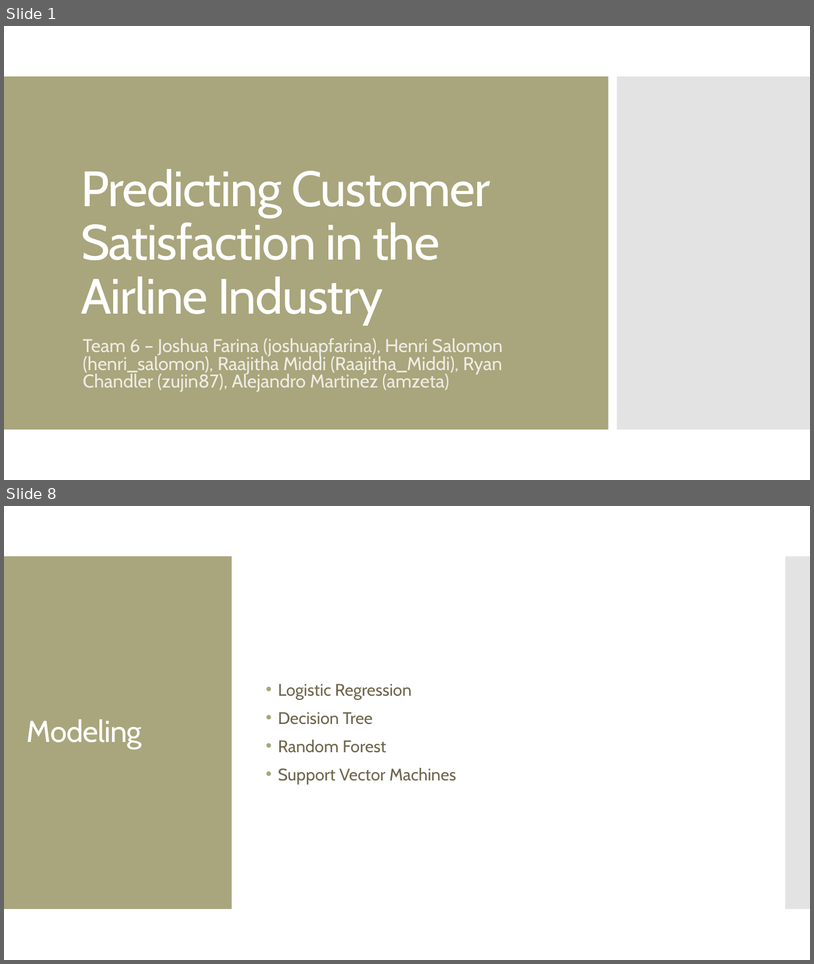
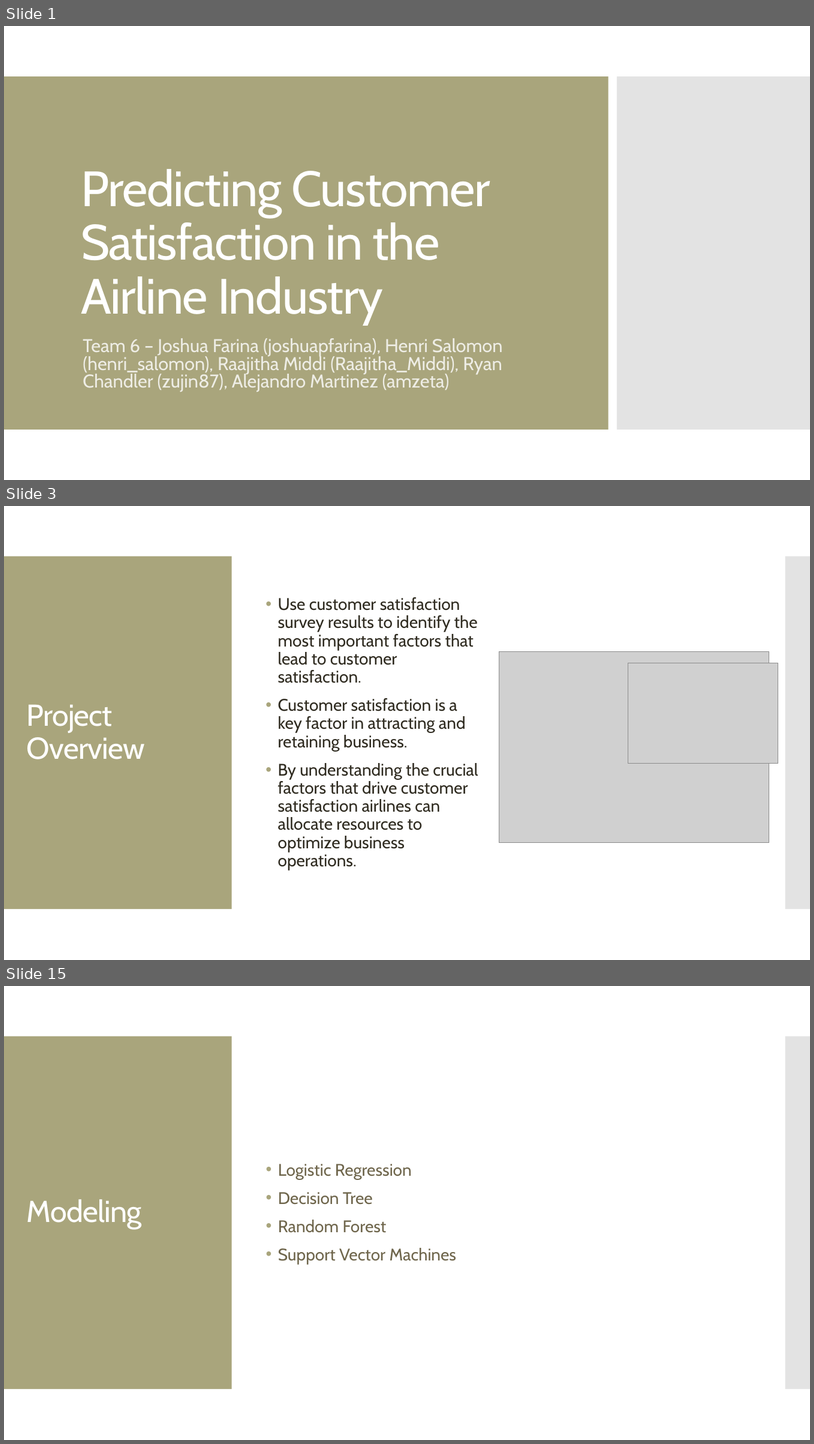
Before and after one commit to MGT-6203-Summer-2023-Edx/Team-6, a slide deck: Final Presentation Slides/Team_6_Final_Slides.pptx. Shown one above the other, each under a label of ours: slides 1 and 8 before the commit, slides 1, 3 and 15 after it; the slides between them are not shown. The pictures are 814x964 and 814x1444 pixels, drawn with LibreOffice and Linux fonts; fonts in the diff are those of the drawing; grey boxes stand for pictures. Boxes give left, top, right and bottom in pixels: in the first picture for what was removed or moved away, otherwise in the second. Text is boxed around its words. In the diff, an @@ line names an element or a change of style, - is before the commit and + after.

```diff
--- a/Final Presentation Slides/Team_6_Final_Slides.pptx
+++ b/Final Presentation Slides/Team_6_Final_Slides.pptx
@@ slide 3 added at <box>4,506,810,960</box>, background #FFFFFF; not listed: 2 template elements that a slide beside it also shows @@
@@ text added at <box>278,597,478,870</box>, 20 pt, text #2F2B20 @@
+• Use customer satisfaction survey results to identify the most important factors that lead to customer satisfaction.
+• Customer satisfaction is a key factor in attracting and retaining business.
+• By understanding the crucial factors that drive customer satisfaction airlines can allocate resources to optimize business operations.
@@ picture added at <box>500,652,769,843</box> @@
@@ picture added at <box>629,663,779,763</box> @@
@@ title added at <box>27,705,145,759</box>, 36 pt, text #FFFFFF @@
+Project Overview
@@ what was slide 8 is now slide 15 @@
```
Also in this commit, not shown: 3 slides changed, 9 other slides added, 3 slides removed.
